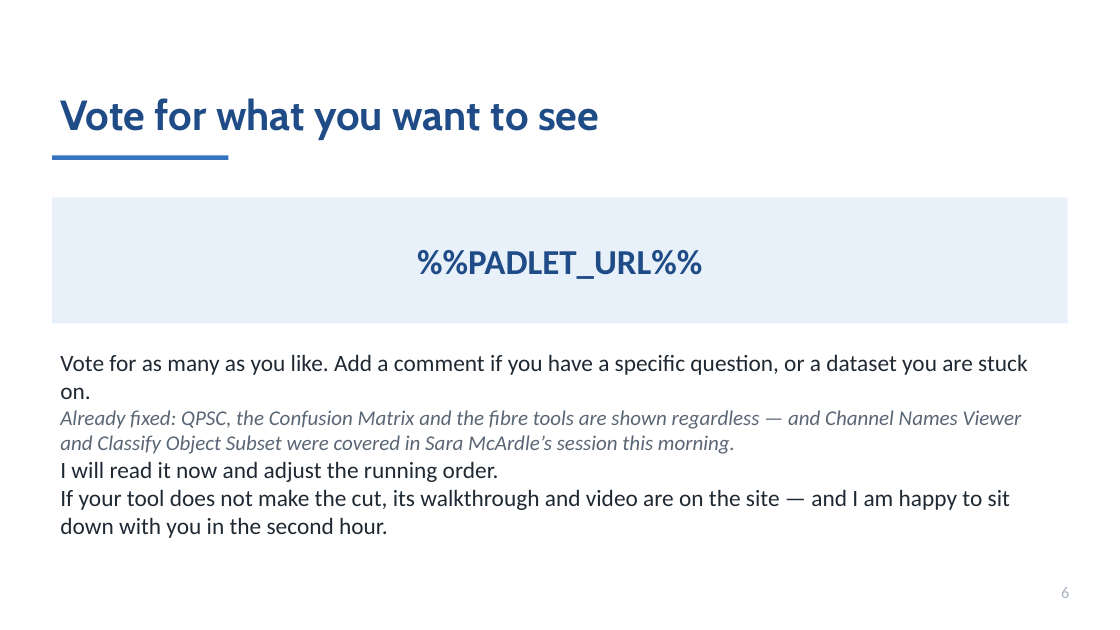
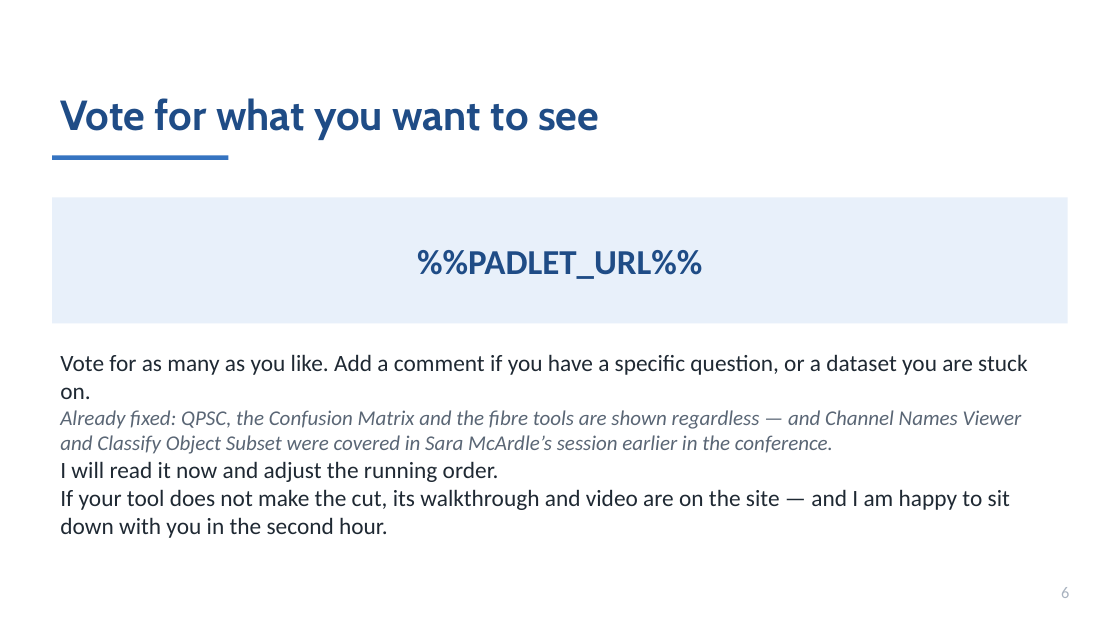
Before and after one commit to MichaelSNelson/BINA-I2K-2026-QuPath-Extensions, a slide deck: slide 6 of I2K_2026_QuPath_Extensions.pptx. Drawn at 1120x630 pixels with LibreOffice and Linux fonts; fonts in the diff are those of the drawing. Boxes give left, top, right and bottom in pixels: in the first picture for what was removed or moved away, otherwise in the second. Text is boxed around its words. In the diff, an @@ line names an element or a change of style, - is before the commit and + after.

```diff
--- a/I2K_2026_QuPath_Extensions.pptx
+++ b/I2K_2026_QuPath_Extensions.pptx
@@ text at (60, 354, 1027, 538): text changed @@
-Vote for as many as you like. Add a comment if you have a specific question, or a dataset you are stuck on.
-Already fixed: QPSC, the Confusion Matrix and the fibre tools are shown regardless — and Channel Names Viewer and Classify Object Subset were covered in Sara McArdle’s session this morning.
-I will read it now and adjust the running order.
-If your tool does not make the cut, its walkthrough and video are on the site — and I am happy to sit down with you in the second hour.
+Vote for as many as you like. Add a comment if you have a specific question, or a dataset you are stuck on.
+Already fixed: QPSC, the Confusion Matrix and the fibre tools are shown regardless — and Channel Names Viewer and Classify Object Subset were covered in Sara McArdle’s session earlier in the conference.
+I will read it now and adjust the running order.
+If your tool does not make the cut, its walkthrough and video are on the site — and I am happy to sit down with you in the second hour.
```
Also in this commit, not shown: 3 other slides changed, 7 other files.
